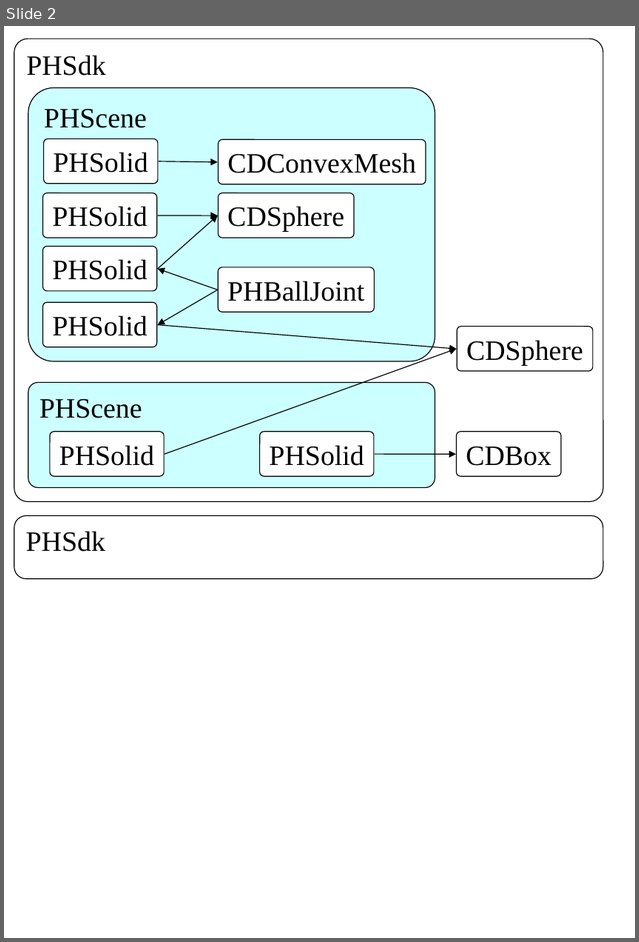
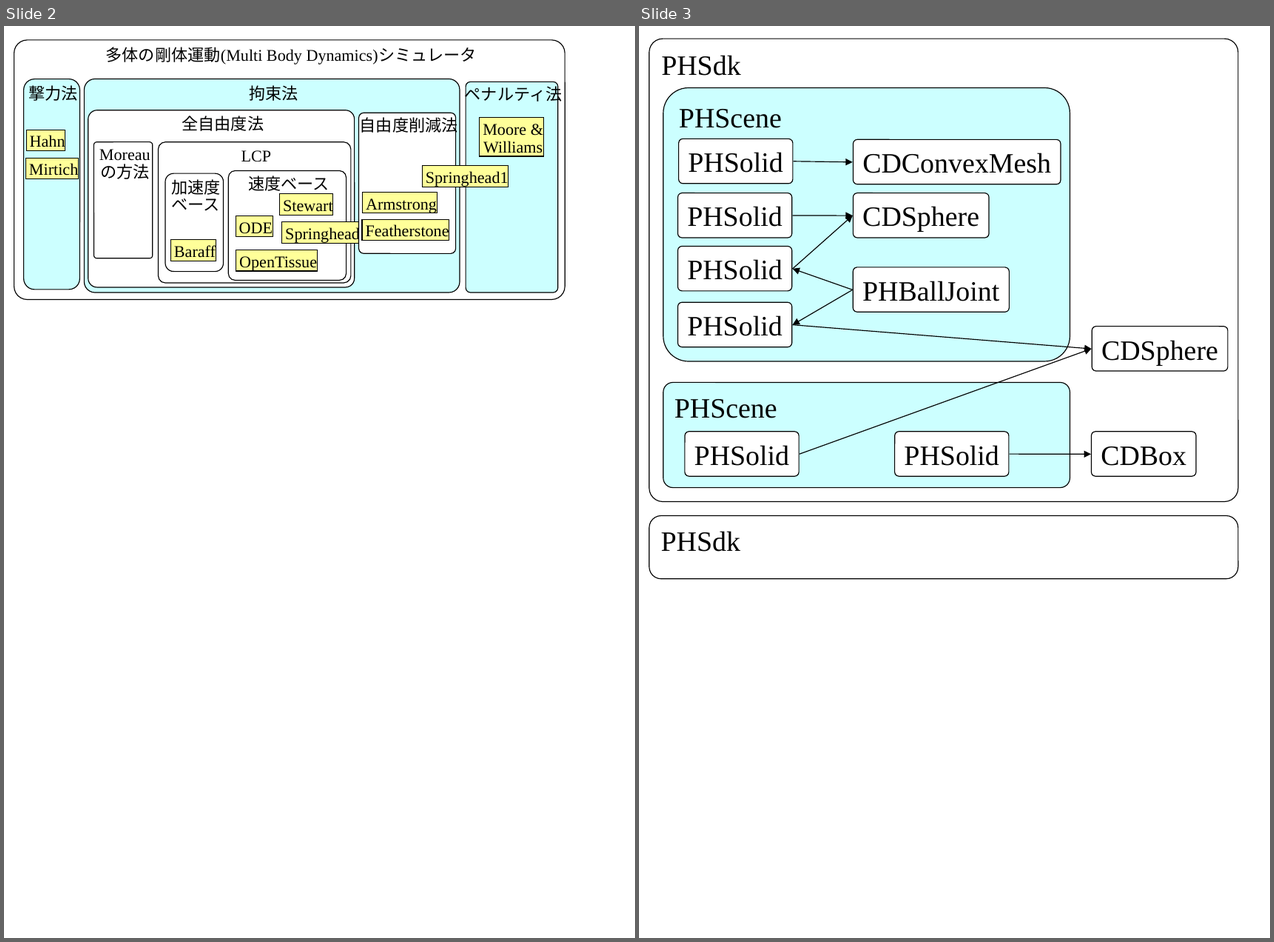
Before and after one commit to Springhead/Springhead, a slide deck: include/docsrc/01UsersGuide/fig.ppt. Shown side by side, each under a label of ours: slide 2 before the commit, slides 2 and 3 after it. The pictures are 639x942 and 1274x942 pixels, drawn with LibreOffice and Linux fonts; fonts in the diff are those of the drawing. Boxes give left, top, right and bottom in pixels: in the first picture for what was removed or moved away, otherwise in the second. Text is boxed around its words. In the diff, an @@ line names an element or a change of style, - is before the commit and + after.

```diff
--- a/include/docsrc/01UsersGuide/fig.ppt
+++ b/include/docsrc/01UsersGuide/fig.ppt
@@ slide 2 added at bbox=[4, 26, 635, 938], background #FFFFFF @@
@@ rounded rectangle added at bbox=[14, 40, 566, 300], fill #FFFFFF, outline #000000 0.74 pt, 14 pt, text #000000 @@
+多体の剛体運動(Multi Body Dynamics)シミュレータ
@@ freeform shape added at bbox=[23, 79, 79, 289], fill #CCFFFF, outline #000000 0.74 pt, 14 pt, text #000000 @@
+撃力法
@@ rounded rectangle added at bbox=[84, 79, 459, 293], fill #CCFFFF, outline #000000 0.74 pt, 14 pt, text #000000 @@
+拘束法
@@ freeform shape added at bbox=[466, 82, 559, 292], fill #CCFFFF, outline #000000 0.74 pt, 14 pt, text #000000 @@
+ペナルティ法
@@ rounded rectangle added at bbox=[88, 110, 354, 287], fill #FFFFFF, outline #000000 0.74 pt, 14 pt, text #000000 @@
+全自由度法
@@ freeform shape added at bbox=[359, 113, 456, 253], fill #FFFFFF, outline #000000 0.74 pt, 14 pt, text #000000 @@
+自由度削減法
@@ rectangle added at bbox=[26, 130, 65, 150], fill #FFFF99, outline #000000 0.74 pt, 14 pt, text #000000 @@
+Hahn
@@ rectangle added at bbox=[480, 118, 543, 156], fill #FFFF99, outline #000000 0.74 pt, 14 pt, text #000000 @@
+Moore &
+Williams
@@ rectangle added at bbox=[26, 158, 79, 179], fill #FFFF99, outline #000000 0.74 pt, 14 pt, text #000000 @@
+Mirtich
@@ freeform shape added at bbox=[94, 142, 153, 258], fill #FFFFFF, outline #000000 0.74 pt, 14 pt, text #000000 @@
+Moreau
+の方法
@@ rounded rectangle added at bbox=[158, 142, 351, 283], fill #FFFFFF, outline #000000 0.74 pt, 14 pt, text #000000 @@
+LCP
@@ freeform shape added at bbox=[165, 173, 224, 271], fill #FFFFFF, outline #000000 0.74 pt, 14 pt, text #000000 @@
+加速度
+ベース
@@ rounded rectangle added at bbox=[229, 171, 347, 280], fill #FFFFFF, outline #000000 0.74 pt, 14 pt, text #000000 @@
+速度ベース
@@ rectangle added at bbox=[422, 166, 509, 187], fill #FFFF99, outline #000000 0.74 pt, 14 pt, text #000000 @@
+Springhead1
@@ rectangle added at bbox=[280, 193, 334, 215], fill #FFFF99, outline #000000 0.74 pt, 14 pt, text #000000 @@
+Stewart
@@ rectangle added at bbox=[363, 192, 438, 212], fill #FFFF99, outline #000000 0.74 pt, 14 pt, text #000000 @@
+Armstrong
@@ rectangle added at bbox=[236, 216, 273, 237], fill #FFFF99, outline #000000 0.74 pt, 14 pt, text #000000 @@
+ODE
@@ rectangle added at bbox=[282, 222, 368, 243], fill #FFFF99, outline #000000 0.74 pt, 14 pt, text #000000 @@
+Springhead2
@@ rectangle added at bbox=[363, 220, 450, 241], fill #FFFF99, outline #000000 0.74 pt, 14 pt, text #000000 @@
+Featherstone
@@ rectangle added at bbox=[170, 240, 216, 261], fill #FFFF99, outline #000000 0.74 pt, 14 pt, text #000000 @@
+Baraff
@@ rectangle added at bbox=[236, 250, 317, 271], fill #FFFF99, outline #000000 0.74 pt, 14 pt, text #000000 @@
+OpenTissue
@@ what was slide 2 is now slide 3 @@
```
Also in this commit, not shown: 1 other slide added, 1 slide removed, 2 other files.
